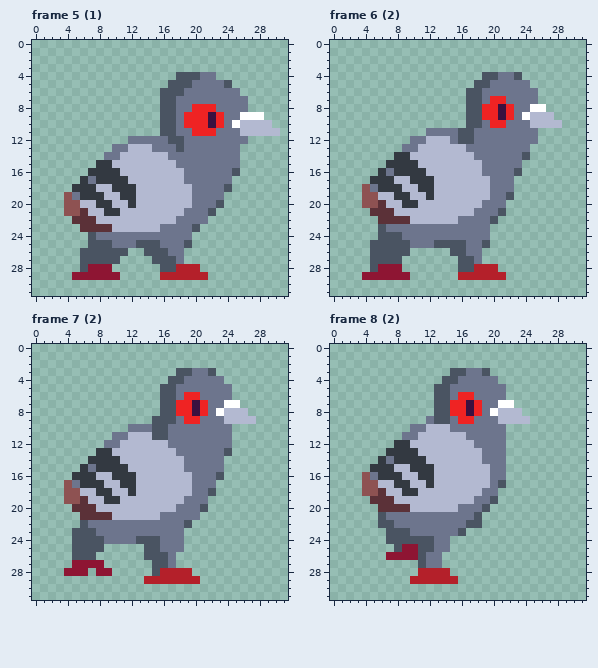
One commit to this pixel-art file: assets/textures/pigeon/sketch/pigeon_walk_skin.aseprite. That is the earlier state.
32x32 pixels, 10 frames. Shown: frame 5 (1), frame 6 (2), frame 7 (2), frame 8 (2). The commit also changed other frames, which this record leaves out.
The same view after the edit:
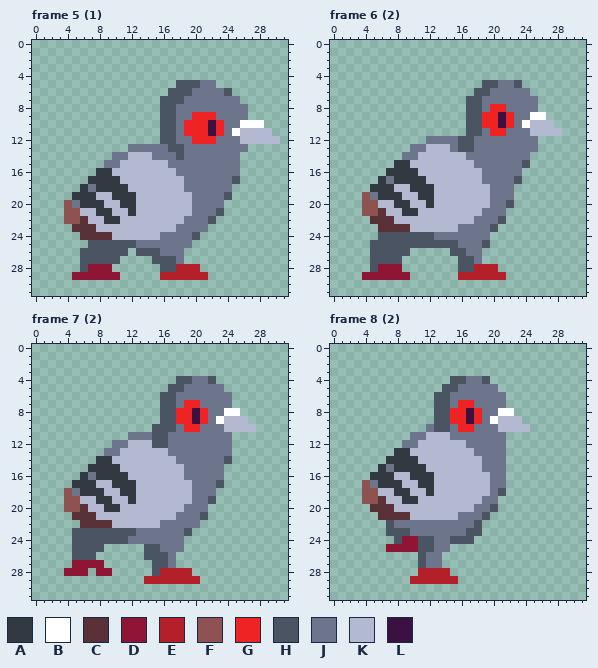
Palette (. is transparent): A #333941  B #ffffff  C #5b3138  D #8e1533  E #b4202a  F #8e5252  G #ef2323  H #4a5462  J #6d758d  K #b3b9d1  L #3a1140
Diff:
Changed rows in their new state; - is an unchanged pixel.
Frame 5 (1), layers "body", "head", "fr_feet":
first column x 4:
 4 --------------.....--------
 5 -------------.--H--..------
 6 ------------.--H----H.-----
 7 --------------H-------.----
 8 ----------------JJJ--------
 9 ---------------J--GJ--J..--
10 ---------------------JBBB.-
11 ---------------G--LG-B----.
12 --------....H-J-GGG---KKKKK
13 ------..JJJ--H--------J----
14 -----.-J---JJ-H------------
15 ----.JJ------J-------------
16 ---.--K-------J------J-----
17 --.A---K-------------H-----
18 -.-JAA--K------J----J------
19 .A--K-A-------------H------
20 -JAA-K-A-----------J-------
21 --K-A-K-A------K--JH-------
22 FF-K-AA-------K---H--------
23 -C--KK------KK--JJ---------
24 --CCCCKKKKKK----H----------
25 ------HHHJJJ---J-----------
26 ---------H--J--------------
Frame 6 (2), layers "body", "head", "fr_feet":
first column x 4:
 4 ---------------.....-----
 5 --------------.-H--H.----
 6 -------------.-H-----.---
 7 ----------------JJ-------
 8 ---------------J-GJ--J.--
 9 --------------------JBB.-
10 ---------------G-LG-B---.
11 --------.....-H-GG---KKKK
12 ------..JJJ--------------
13 -----.-J---JHH-------J---
14 ----.JJ------J------J----
15 ---.--K-------J-----H----
16 --.A---K-----------J-----
17 -.-JAA--K------J---H-----
18 .A--K-A------------------
19 -JAA-K-A----------J------
20 --K-A-K-A------K--H------
21 FF-K-AA-------K--J-------
22 -C--KK------KK--JH-------
23 --CCCCKKKKKK----H--------
24 -----HHHH----------------
25 ------HHH---J------------
Frame 7 (2), layers "body", "head", "fr_feet":
first column x 4:
 3 --------------.....-----
 4 -------------.-H--H.----
 5 ------------.-H-----.---
 6 ---------------JJ-------
 7 --------------J-GJ--J.--
 8 -------------------JBB.-
 9 -----------.--G-LG-B---.
10 --------...--H-GG---KKKK
11 ------..JJJ-------------
12 -----.-J---HH-----------
13 ----.JJ------J------J---
14 ---.--K-------J-----H---
15 --.A---K----------------
16 -.-JAA--K------J---J----
17 .A--K-A------------H----
18 -JAA-K-A----------J-----
19 --K-A-K-A------K--H-----
20 FF-K-AA-------K--J------
21 -C--KK------KK---H------
22 --CCCCKKKKKK---JJ-------
23 ----HHHHH------H--------
24 -----HHH-JJJ------------
Frame 8 (2), layers "body", "head", "bk_feet":
first column x 4:
 3 -----------.....-----
 4 ----------.-H--H.----
 5 ---------.-H-----.---
 6 ------------JJ-------
 7 -----------J-GJ--J.--
 8 ----------------JBB.-
 9 --------.--G-LG-B---.
10 ------..JHH-GG---KKKK
11 -----.-J---JJ--------
12 ----.JJ------J-------
13 ---.--K-------J------
14 --.A---K-------------
15 -.-JAA--K------J-----
16 .A--K-A--------------
17 -JAA-K-A---------J---
18 --K-A-K-A------K-H---
19 FF-K-AA-------K-J----
20 -C--KK------KK-JH----
21 --CCCCKKKKKK--JH-----
22 --.----------J-------
23 ------------JHH------
24 ---.-DD----HHH-------
25 ---DD----------------
26 ---....--------------
Pixel boxes of the changes (left, top, right, bottom) in both pictures:
changed: (64, 72, 280, 256)
changed: (362, 72, 562, 248)
changed: (64, 368, 256, 544)
changed: (362, 368, 530, 560)
